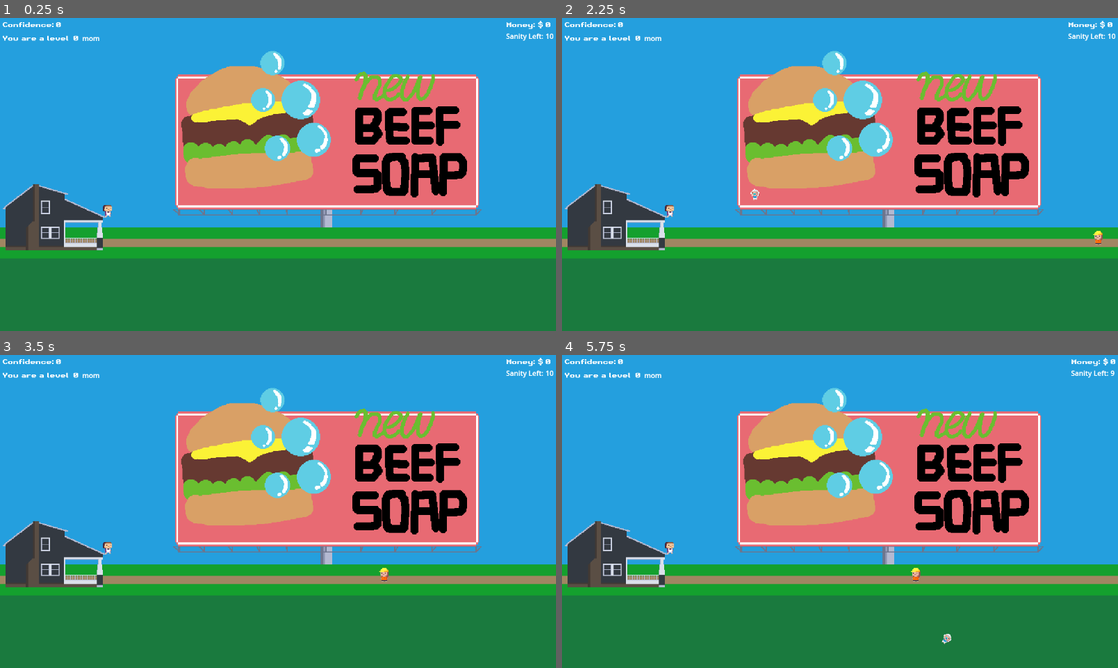
Above: before the commit, frames 1-4 (two rows, left to right).
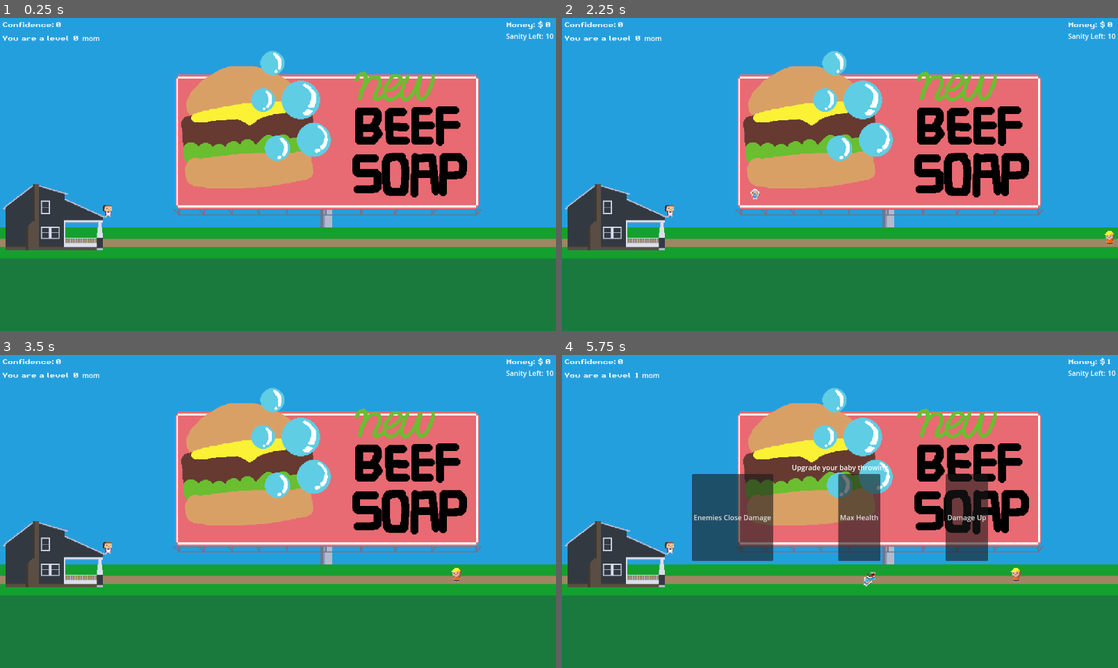
Above: after the commit, the same moments.

Repository: HypotheticalWhale/BabyThrowingSim
Game: Godot game, scene res://Scenes/Main.tscn
The game is run twice, just before and just after one commit, with the same random seed, the same clock (stepped at 60 frames per second) and the same inputs.
Inputs (mouse positions are in pixels of both pictures, inside the frame that each line leads up to):
- Up to frame 1 (0.25 s): no input
- Up to frame 2 (2.25 s): tap Enter at 0.5 s; move the mouse to (962, 158) at 0.52 s; hold Space (shoot) 0.53-1.28 s; click (962, 158) at 0.67 s; move the mouse to (728, 190) at 1.27 s; tap Space (shoot) at 1.35, 2 s; click (728, 190) at 1.42 s; move the mouse to (895, 105) at 2.02 s; hold Space (shoot) from 2.03 s (still down); click (895, 105) at 2.17 s
- Up to frame 3 (3.5 s): move the mouse to (250, 574) at 2.77 s; release Space (shoot) at 2.78 s; tap Space (shoot) at 2.85 s; click (250, 574) at 2.92 s
- Up to frame 4 (5.75 s): move the mouse to (1006, 558) at 3.52 s; hold Space (shoot) 3.53-4.28 s; click (1006, 558) at 3.67 s; move the mouse to (673, 464) at 4.27 s; tap Space (shoot) at 4.35 s; click (673, 464) at 4.42 s; move the mouse to (867, 511) at 5.02 s; hold Space (shoot) from 5.03 s (still down); click (867, 511) at 5.17 s

The runs differ from the first frame. In frame 1, 0.1% of the frame differs, in the area x 0-100%, y 0-8%; in frame 2, 0.3%; in frame 3, 0.3%; in frame 4, 8.2%, in the area x 0-100%, y 0-93%.

Commit message:
exploding done

Diff:
--- a/Enemy/RegularDad/RegularDad.gd
+++ b/Enemy/RegularDad/RegularDad.gd
@@ -23,15 +23,7 @@
 
 
 func _on_hurtbox_area_entered(area):
-	if area.type == "projectile":
-		GlobalVars.current_exp += exp
-		var randomValue := randf()
-		if randomValue <= monry_drop_rate:
-			var give_player_money = you_got_cash.instantiate()
-			get_tree().current_scene.add_child(give_player_money)
-			give_player_money.global_position = global_position
-			GlobalVars.current_money += 1
-	elif not area.owner.type == "player":
+	if not area.owner.type == "player":
 		GlobalVars.current_exp += exp
 		var randomValue := randf()
 		if randomValue <= monry_drop_rate:
--- a/Enemy/RegularDad/RegularDad.tscn
+++ b/Enemy/RegularDad/RegularDad.tscn
@@ -10,6 +10,7 @@
 [node name="RegularDad" type="CharacterBody2D"]
 collision_layer = 128
 script = ExtResource("1_h77ta")
+speed = 120.0
 
 [node name="Sprite2D" type="Sprite2D" parent="."]
 texture = ExtResource("2_xoww0")
--- a/Player/Player.gd
+++ b/Player/Player.gd
@@ -7,7 +7,7 @@
 signal gameover
 
 var current_run_upgrades = {
-	"exploding":1,
+	"exploding":0,
 	"bounce":0,
 	"multi":0,
 	"slow":0,
@@ -36,6 +36,7 @@
 	point_head_to_mouse()
 	if not exploding:
 		if current_run_upgrades["exploding"] >= 1:
+			print("set exploding to 1")
 			exploding = true
 
 func point_head_to_mouse():
--- a/Projectile/Baby.gd
+++ b/Projectile/Baby.gd
@@ -1,7 +1,7 @@
 extends RigidBody2D
 
 var type = "projectile"
-var gravity = 30  # Adjust the gravity strength
+var gravity = 5  # Adjust the gravity strength
 var reload_speed = 1.0
 var exploding = false
 var explosion = preload("res://Projectile/Explosion.tscn")
@@ -10,16 +10,16 @@
 	rotation = linear_velocity.angle()  # This will orient the fireball in its movement direction
 
 func _on_area_2d_body_entered(body):
-	print("body entered")
-	var explode = explosion.instantiate()
-	get_tree().current_scene.add_child(explode)
-	var currentPos = global_position
-	explode.global_position = currentPos
+	if exploding:
+		var explode = explosion.instantiate()
+		get_tree().current_scene.add_child(explode)
+		var currentPos = global_position
+		explode.global_position = currentPos
 
 
 func _on_area_2d_area_entered(area):
-	print("body entered")
-	var explode = explosion.instantiate()
-	get_tree().current_scene.add_child(explode)
-	var currentPos = global_position
-	explode.global_position = currentPos
+	if exploding:
+		var explode = explosion.instantiate()
+		get_tree().current_scene.add_child(explode)
+		var currentPos = global_position
+		explode.global_position = currentPos
--- a/Projectile/Explosion.tscn
+++ b/Projectile/Explosion.tscn
@@ -17,7 +17,7 @@
 
 
 func _on_timer_timeout():
-	pass # Replace with function body.
+	queue_free()
 "
 
 [sub_resource type="CircleShape2D" id="CircleShape2D_ximtr"]
@@ -39,7 +39,6 @@
 texture = ExtResource("1_km5q5")
 
 [node name="Timer" type="Timer" parent="."]
-wait_time = 3.0
 one_shot = true
 autostart = true
 
--- a/Scenes/Main.tscn
+++ b/Scenes/Main.tscn
@@ -36,5 +36,3 @@
 position = Vector2(890, 302)
 
 [node name="LevelUpOptions" parent="." instance=ExtResource("4_2tcou")]
-
-[node name="InGameOverlay2" parent="." instance=ExtResource("2_tsnw5")]
--- /dev/null
+++ b/UI/Button.gd
@@ -0,0 +1,15 @@
+extends Button
+var current_skill
+
+# Called when the node enters the scene tree for the first time.
+func _ready():
+	pass # Replace with function body.
+
+
+# Called every frame. 'delta' is the elapsed time since the previous frame.
+func _process(delta):
+	var words: Array = current_skill.split("-")
+	for i in range(words.size()):
+		words[i] = words[i].capitalize()
+	var capitalized_skill = " ".join(words)
+	text = capitalized_skill
--- a/UI/LevelUpOptions.gd
+++ b/UI/LevelUpOptions.gd
@@ -40,9 +40,9 @@
 		if random_index not in selected:
 			selected.append(random_index)
 			picked_skills.append(skill_upgrade_options[random_index])
-	$VBoxContainer/HBoxContainer/First.current_skill = picked_skills[0]
-	$VBoxContainer/HBoxContainer/Second.current_skill = picked_skills[1]
-	$VBoxContainer/HBoxContainer/Third.current_skill = picked_skills[2]
+	$VBoxContainer/HBoxContainer/FirstButton.current_skill = picked_skills[0]
+	$VBoxContainer/HBoxContainer/SecondButton.current_skill = picked_skills[1]
+	$VBoxContainer/HBoxContainer/ThirdButton.current_skill = picked_skills[2]
 
 func reset_pick_options():
 	picked_skills = []
@@ -50,32 +50,30 @@
 		if current_run_upgrades[upgrade] == 7:
 			print(upgrade + " is at level 5. Remove from dictionary")
 			skill_upgrade_options.erase(skill_upgrade_options.find(upgrade))
+
 # GET INPUT FROM PLAYER
-func _on_firstarea_input_event(viewport, event, shape_idx):
-	if event is InputEventMouseButton and event.pressed:
-		current_run_upgrades[$VBoxContainer/HBoxContainer/First.current_skill] += 1
-		get_tree().current_scene.get_node("Player").current_run_upgrades = current_run_upgrades #update player stats
-		reset_pick_options()
-		get_tree().paused = false
-		visible = false
-		set_process_input(false)
+func _on_first_button_pressed():
+	current_run_upgrades[$VBoxContainer/HBoxContainer/FirstButton.current_skill] += 1
+	get_tree().current_scene.get_node("Player").current_run_upgrades = current_run_upgrades
+	reset_pick_options()
+	get_tree().paused = false
+	visible = false
+	set_process_input(false)
 
 
-func _on_secondarea_input_event(viewport, event, shape_idx):
-	if event is InputEventMouseButton and event.pressed:
-		current_run_upgrades[$VBoxContainer/HBoxContainer/Second.current_skill] += 1
-		get_tree().current_scene.get_node("Player").current_run_upgrades = current_run_upgrades
-		print(get_tree().current_scene.get_node("Player").current_run_upgrades)
-		reset_pick_options()
-		get_tree().paused = false
-		visible = false
-		set_process_input(false)
+func _on_second_button_pressed():
+	current_run_upgrades[$VBoxContainer/HBoxContainer/SecondButton.current_skill] += 1
+	get_tree().current_scene.get_node("Player").current_run_upgrades = current_run_upgrades
+	reset_pick_options()
+	get_tree().paused = false
+	visible = false
+	set_process_input(false)
 
-func _on_thirdarea_input_event(viewport, event, shape_idx):
-	if event is InputEventMouseButton and event.pressed:
-		current_run_upgrades[$VBoxContainer/HBoxContainer/Third.current_skill] += 1
-		get_tree().current_scene.get_node("Player").current_run_upgrades = current_run_upgrades
-		reset_pick_options()
-		get_tree().paused = false
-		visible = false
-		set_process_input(false)
+
+func _on_third_button_pressed():
+	current_run_upgrades[$VBoxContainer/HBoxContainer/ThirdButton.current_skill] += 1
+	get_tree().current_scene.get_node("Player").current_run_upgrades = current_run_upgrades
+	reset_pick_options()
+	get_tree().paused = false
+	visible = false
+	set_process_input(false)
--- a/UI/LevelUpOptions.tscn
+++ b/UI/LevelUpOptions.tscn
@@ -1,16 +1,9 @@
-[gd_scene load_steps=6 format=3 uid="uid://gni7cn8wa1ws"]
+[gd_scene load_steps=5 format=3 uid="uid://gni7cn8wa1ws"]
 
 [ext_resource type="Script" path="res://UI/LevelUpOptions.gd" id="1_hnxw3"]
-[ext_resource type="Script" path="res://UI/LevelUpOption.gd" id="2_7mtjl"]
-
-[sub_resource type="RectangleShape2D" id="RectangleShape2D_4tn5k"]
-size = Vector2(173, 262)
-
-[sub_resource type="RectangleShape2D" id="RectangleShape2D_cklfo"]
-size = Vector2(175, 269.5)
-
-[sub_resource type="RectangleShape2D" id="RectangleShape2D_mb26j"]
-size = Vector2(151, 265)
+[ext_resource type="Script" path="res://UI/Button.gd" id="2_hqkld"]
+[ext_resource type="Script" path="res://UI/SecondButton.gd" id="3_shk3t"]
+[ext_resource type="Script" path="res://UI/ThirdButton.gd" id="4_8oauw"]
 
 [node name="LevelUpOptions" type="CanvasLayer"]
 process_mode = 2
@@ -42,44 +35,21 @@
 layout_mode = 2
 size_flags_horizontal = 4
 size_flags_vertical = 4
-theme_override_constants/separation = 300
+theme_override_constants/separation = 150
 alignment = 1
 
-[node name="First" type="Label" parent="VBoxContainer/HBoxContainer"]
+[node name="FirstButton" type="Button" parent="VBoxContainer/HBoxContainer"]
 layout_mode = 2
-text = "Option 1"
-script = ExtResource("2_7mtjl")
+script = ExtResource("2_hqkld")
 
-[node name="firstarea" type="Area2D" parent="VBoxContainer/HBoxContainer/First"]
+[node name="SecondButton" type="Button" parent="VBoxContainer/HBoxContainer"]
+layout_mode = 2
+script = ExtResource("3_shk3t")
 
-[node name="CollisionShape2D" type="CollisionShape2D" parent="VBoxContainer/HBoxContainer/First/firstarea"]
-position = Vector2(66.5, 46.5)
-shape = SubResource("RectangleShape2D_4tn5k")
+[node name="ThirdButton" type="Button" parent="VBoxContainer/HBoxContainer"]
+layout_mode = 2
+script = ExtResource("4_8oauw")
 
-[node name="Second" type="Label" parent="VBoxContainer/HBoxContainer"]
-layout_mode = 2
-text = "Option 2
-"
-script = ExtResource("2_7mtjl")
-
-[node name="secondarea" type="Area2D" parent="VBoxContainer/HBoxContainer/Second"]
-
-[node name="CollisionShape2D" type="CollisionShape2D" parent="VBoxContainer/HBoxContainer/Second/secondarea"]
-position = Vector2(67.5, 47.25)
-shape = SubResource("RectangleShape2D_cklfo")
-
-[node name="Third" type="Label" parent="VBoxContainer/HBoxContainer"]
-layout_mode = 2
-text = "Option 3"
-script = ExtResource("2_7mtjl")
-
-[node name="thirdarea" type="Area2D" parent="VBoxContainer/HBoxContainer/Third"]
-
-[node name="CollisionShape2D" type="CollisionShape2D" parent="VBoxContainer/HBoxContainer/Third/thirdarea"]
-position = Vector2(55.5, 51)
-shape = SubResource("RectangleShape2D_mb26j")
-
-[connection signal="input_event" from="VBoxContainer/HBoxContainer/First/firstarea" to="." method="_on_firstarea_input_event"]
-[connection signal="input_event" from="VBoxContainer/HBoxContainer/Second/secondarea" to="." method="_on_secondarea_input_event"]
-[connection signal="input_event" from="VBoxContainer/HBoxContainer/Third/thirdarea" to="." method="_on_thirdarea_input_event"]
-[connection signal="input_event" from="VBoxContainer/HBoxContainer/Third/thirdarea" to="." method="_on_area_2d_input_event"]
+[connection signal="pressed" from="VBoxContainer/HBoxContainer/FirstButton" to="." method="_on_first_button_pressed"]
+[connection signal="pressed" from="VBoxContainer/HBoxContainer/SecondButton" to="." method="_on_second_button_pressed"]
+[connection signal="pressed" from="VBoxContainer/HBoxContainer/ThirdButton" to="." method="_on_third_button_pressed"]
--- /dev/null
+++ b/UI/SecondButton.gd
@@ -0,0 +1,15 @@
+extends Button
+var current_skill
+
+# Called when the node enters the scene tree for the first time.
+func _ready():
+	pass # Replace with function body.
+
+
+# Called every frame. 'delta' is the elapsed time since the previous frame.
+func _process(delta):
+	var words: Array = current_skill.split("-")
+	for i in range(words.size()):
+		words[i] = words[i].capitalize()
+	var capitalized_skill = " ".join(words)
+	text = capitalized_skill
--- /dev/null
+++ b/UI/ThirdButton.gd
@@ -0,0 +1,15 @@
+extends Button
+var current_skill
+
+# Called when the node enters the scene tree for the first time.
+func _ready():
+	pass # Replace with function body.
+
+
+# Called every frame. 'delta' is the elapsed time since the previous frame.
+func _process(delta):
+	var words: Array = current_skill.split("-")
+	for i in range(words.size()):
+		words[i] = words[i].capitalize()
+	var capitalized_skill = " ".join(words)
+	text = capitalized_skill
Not shown: 1 places in Scenes/Main.tscn that only renumber resources
Not shown: 1 places in UI/InGameOverlay.tscn that only renumber resources
